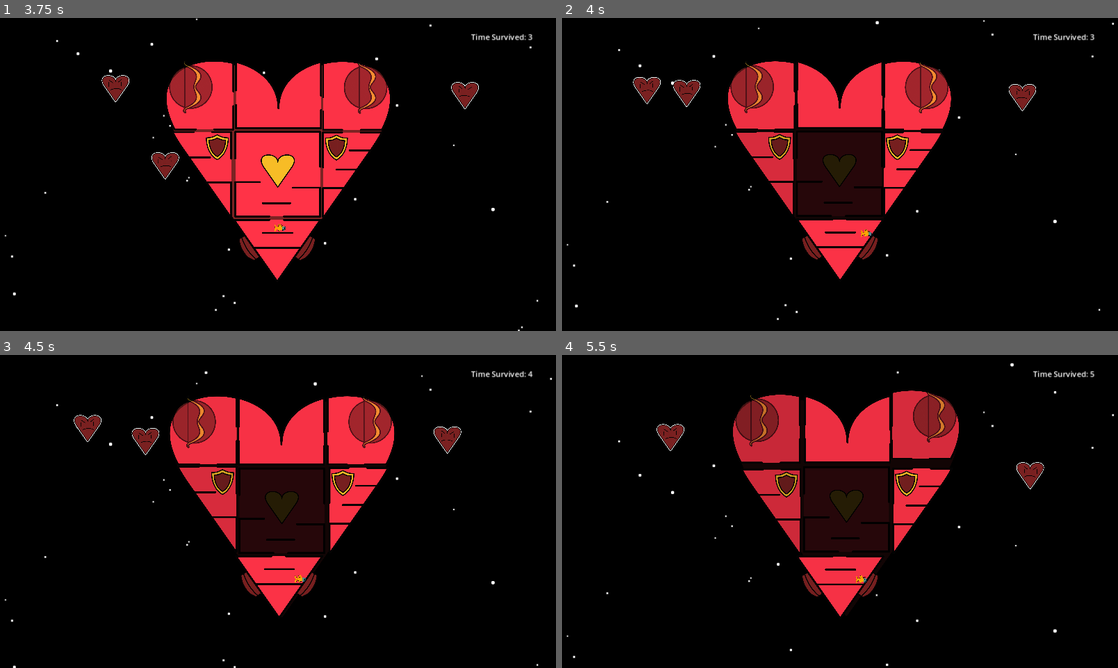
Above: before the commit, frames 1-4 (two rows, left to right).
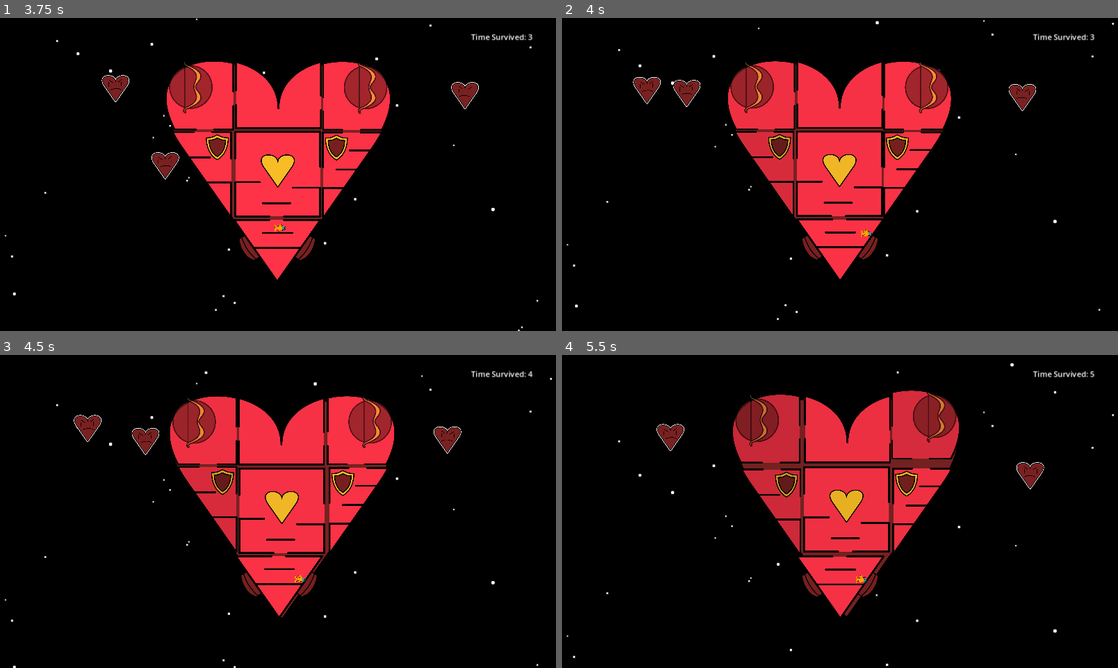
Above: after the commit, the same moments.

Repository: BreannaBre/GodotProject
Game: Godot game, scene res://scenes/main.tscn
Same seed, same stepped clock (60 frames per second), same inputs: the game is played once before the commit and once after it.
Inputs (mouse positions are in pixels of both pictures, inside the frame that each line leads up to):
- Up to frame 1 (3.75 s): move the mouse to (400, 158) at 0.52 s; hold Right (Player1Right) 0.53-1.25 s; tap / (Player1Interact) at 0.6, 2.1, 3.6 s; click (400, 158) at 0.67 s; tap Up (Player1Jump) at 0.77 s; drag from (166, 190) to (278, 174) at 1.27 s; move the mouse to (333, 105) at 2.02 s; hold Left (Player1Left) 2.03-2.75 s; drag from (250, 237) to (189, 174) at 2.77 s; move the mouse to (444, 221) at 3.52 s; hold Right (Player1Right) from 3.53 s (still down)
- Up to frame 2 (4 s): keep holding Right (Player1Right); tap Up (Player1Jump) at 3.77 s
- Up to frame 3 (4.5 s): release Right (Player1Right) at 4.25 s; drag from (111, 464) to (222, 483) at 4.27 s
- Up to frame 4 (5.5 s): move the mouse to (867, 511) at 5.02 s; hold Right (Player1Right) from 5.03 s (still down); tap / (Player1Interact) at 5.1 s; click (867, 511) at 5.17 s

Frame 1 is identical in both runs. In frame 2, 4.3% of the frame differs, in the area x 31-69%, y 14-65%; in frame 3, 4.5%; in frame 4, 5.2%, in the area x 32-71%, y 14-84%.
Error before the commit: Invalid call. Nonexistent function 'set_time' in base 'PackedScene'. (res://src/core.gd:16)

Commit message:
game over scene works

Diff:
--- a/src/core.gd
+++ b/src/core.gd
@@ -1,10 +1,10 @@
 class_name Core
 extends Room
 
-var game_over_scene := preload("res://scenes/game_over_screen.tscn")
+const GAME_OVER_SCENE := preload("res://scenes/game_over_screen.tscn")
 
 func _ready() -> void:
-	max_breakaway = 1
+	max_breakaway = 70
 	var body_unsafe := get_node("%Body")
 	assert(body_unsafe is RigidBody2D, "Somebody's been mucking with the core nodes")
 	body = body_unsafe as RigidBody2D
@@ -13,8 +13,16 @@
 func _process(delta: float) -> void:
 	default_process(delta)
 	if breakaway > max_breakaway:
-		game_over_scene.set_time(100) # TODO: Change this to scene timer value and figure out why it doesnt work
-		get_tree().change_scene_to_packed(game_over_scene)
+		var tree := get_tree()
+		var current_scene := tree.get_current_scene()
+		var game_over_node := GAME_OVER_SCENE.instantiate()
+		current_scene.get_parent().add_child(game_over_node)
+		# TODO: make this safe
+		game_over_node.set_time(100)
+		tree.set_current_scene(game_over_node)
+		current_scene.queue_free()
+		#game_over_scene.set_time(100) # TODO: Change this to scene timer value and figure out why it doesnt work
+		#get_tree().change_scene_to_packed(game_over_scene)
 #
 #func _physics_process(delta: float) -> void:
 	#default_physics_process(delta)
